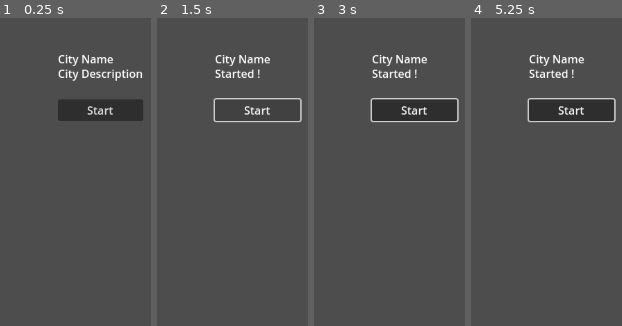
Above: before the commit, frames 1-4 (left to right).
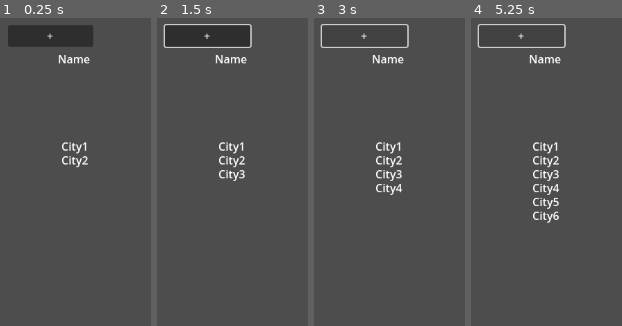
Above: after the commit, the same moments.

Repository: aletowk/godot-civ
Game: Godot game, scene res://main.tscn
Same seed, same stepped clock (60 frames per second), same inputs: the game is played once before the commit and once after it.
Inputs (mouse positions are in pixels of both pictures, inside the frame that each line leads up to):
- Up to frame 1 (0.25 s): no input
- Up to frame 2 (1.5 s): click (208, 36) at 0.5 s, where only the run after the commit has a clickable "+"; click (258, 110) at 1.25 s, where only the run before the commit has a clickable "Start"
- Up to frame 3 (3 s): click (415, 110) at 2 s, where only the run before the commit has a clickable "Start"; click (365, 36) at 2.75 s, where only the run after the commit has a clickable "+"
- Up to frame 4 (5.25 s): click (572, 110) at 3.5 s, where only the run before the commit has a clickable "Start"; click (522, 36) at 4.25 s, where only the run after the commit has a clickable "+"; tap Enter at 5 s

The runs differ from the first frame. In frame 1, 9.8% of the frame differs, in the area x 5-95%, y 2-49%; in frame 2, 7.2%; in frame 3, 7.3%; in frame 4, 7.9%.

Commit message:
Add simple test of adding CityUI.tsn assets in a GridContainer

Diff:
--- a/main.tscn
+++ b/main.tscn
@@ -11,26 +11,33 @@
 transform = Transform2D(1, 0, 0, 1, 100, 0)
 script = ExtResource("1_7wk5b")
 
-[node name="CityName" type="Label" parent="UI/CivPanel"]
+[node name="CivName" type="Label" parent="UI/CivPanel"]
 offset_left = 34.0
 offset_top = 85.0
 offset_right = 114.0
 offset_bottom = 108.0
-text = "City Name"
+text = "Name"
 metadata/_edit_use_anchors_ = true
 
-[node name="CityDescription" type="Label" parent="UI/CivPanel"]
+[node name="CivDescription" type="Label" parent="UI/CivPanel"]
 offset_left = 34.0
 offset_top = 106.0
 offset_right = 157.0
 offset_bottom = 171.0
-text = "City Description"
 metadata/_edit_use_anchors_ = true
 
-[node name="Start" type="Button" parent="UI/CivPanel"]
+[node name="Add" type="Button" parent="UI/CivPanel"]
+anchors_preset = -1
+anchor_right = -0.0625
 offset_left = 34.0
-offset_top = 155.0
+offset_top = 48.0
 offset_right = 157.0
-offset_bottom = 186.0
-text = "Start"
+offset_bottom = 79.0
+text = "+"
 metadata/_edit_use_anchors_ = true
+
+[node name="GridContainer" type="GridContainer" parent="UI/CivPanel"]
+offset_left = 39.0
+offset_top = 211.0
+offset_right = 79.0
+offset_bottom = 251.0
--- /dev/null
+++ b/scenes/assets/CityUI.tscn
@@ -0,0 +1,10 @@
+[gd_scene format=3 uid="uid://bi1jutprk1wuj"]
+
+[node name="CityUi" type="Control"]
+layout_mode = 3
+anchors_preset = 0
+
+[node name="Label" type="Label" parent="."]
+offset_right = 40.0
+offset_bottom = 23.0
+text = "Name"
--- a/scripts/civ_panel/civ_panel.gd
+++ b/scripts/civ_panel/civ_panel.gd
@@ -1,13 +1,29 @@
 extends CanvasLayer
 
-signal start_game
+var city_node = preload("res://scenes/assets/CityUI.tscn")
+
+var cities = []
+
+func update_desc():
+	var msg = ""
+	for city in cities:
+		msg += city + "\n"
+	$CivDescription.text = msg
 
 func _ready() -> void:
-	$Start.connect("pressed", self.start)
+	$Add.connect("pressed", self.add_city)
 
-func start() -> void:
-	self.show_message("Started !")
+	self.add_city()
+	self.add_city()
 
-func show_message(text):
-	$CityDescription.text = text
-	$CityDescription.show()
+func add_city() -> void:
+	var new_city_name = "City" + str(len(cities) + 1)
+
+	var new_city = city_node.instantiate()
+	var city_lbl: Label = new_city.get_node("Label")
+	city_lbl.text = new_city_name
+	$GridContainer.add_child(new_city)
+	$GridContainer.set("theme_override_constants/v_separation", city_lbl.size.x/2)
+
+	print(new_city_name)
+	cities.append(new_city_name)
Not shown, changed: .gitignore
